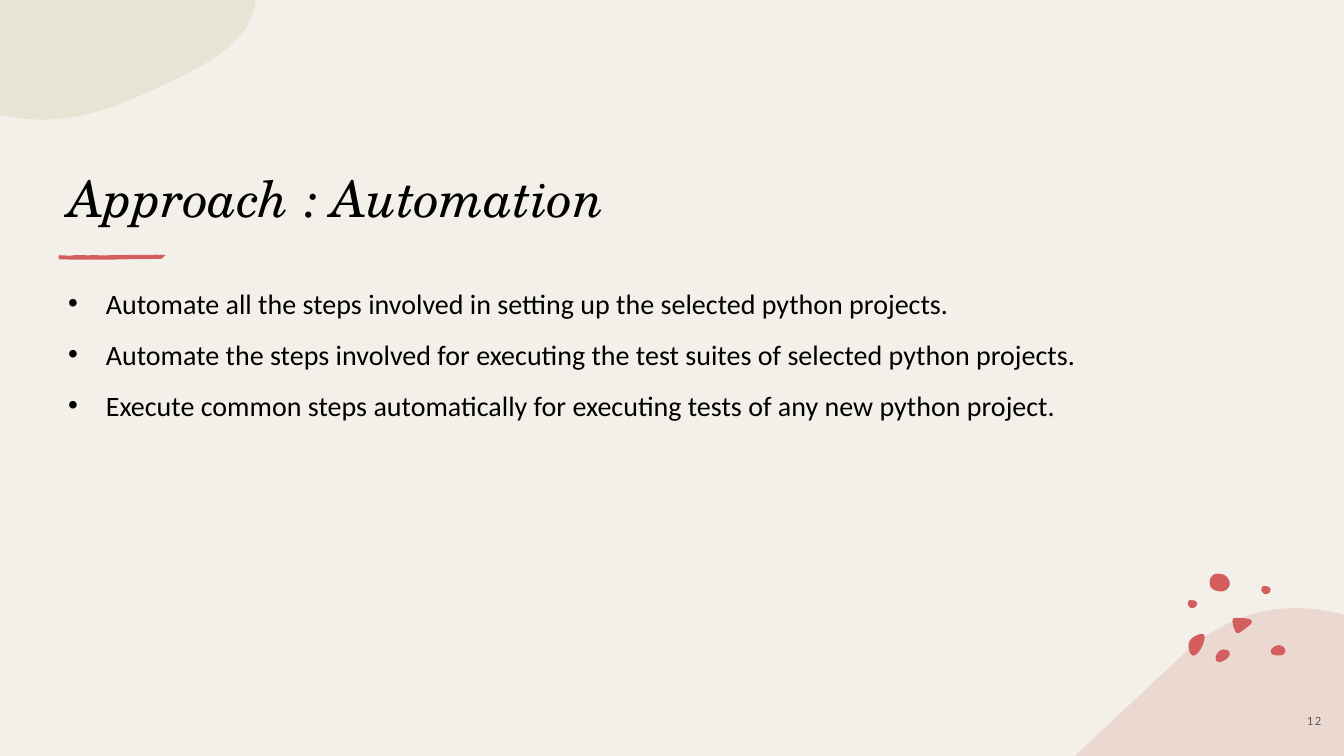
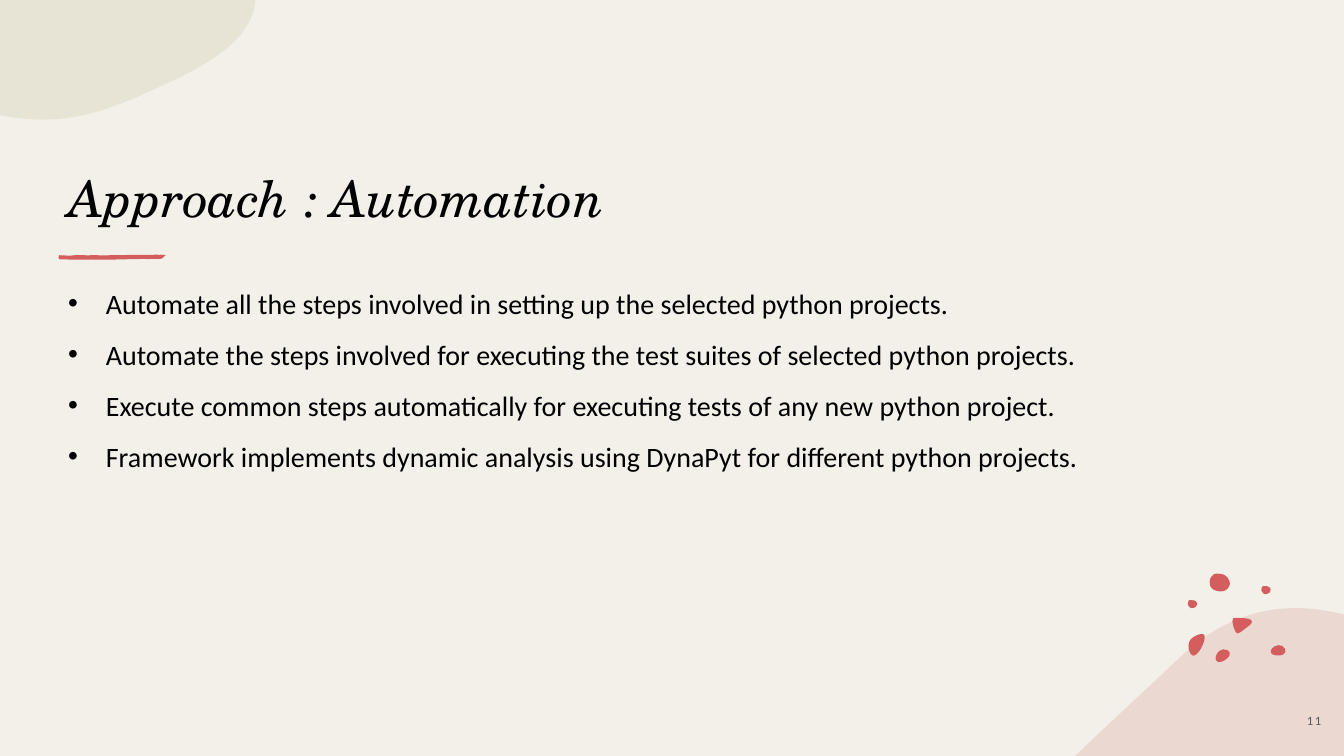
Before and after one commit to piyush-bajaj/DynamicPythonBenchmark, a slide deck: slide 11 of Kick-Off Presentation.pptx (slide 12 before the commit). Drawn at 1344x756 pixels with LibreOffice and Linux fonts; fonts in the diff are those of the drawing. Boxes give left, top, right and bottom in pixels: in the first picture for what was removed or moved away, otherwise in the second. Text is boxed around its words. In the diff, an @@ line names an element or a change of style, - is before the commit and + after.

```diff
--- a/Kick-Off Presentation.pptx
+++ b/Kick-Off Presentation.pptx
@@ text at (x1=106, y1=447, x2=1077, y2=472): paragraph added @@
+• Framework implements dynamic analysis using DynaPyt for different python projects.
@@ page number at (x1=1307, y1=717, x2=1321, y2=725): text changed @@
-12
+11
```
Also in this commit, not shown: 6 other slides changed, 2 slides removed.
